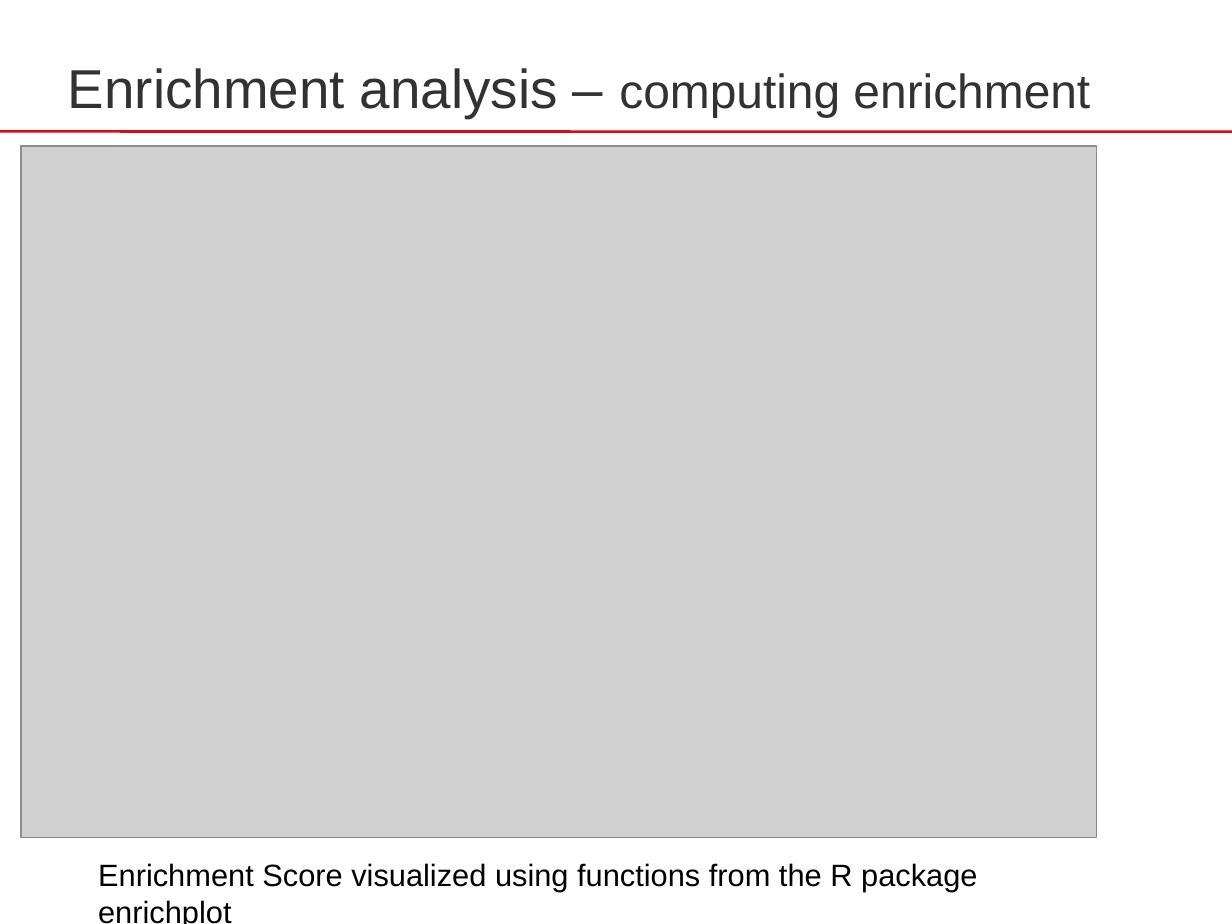
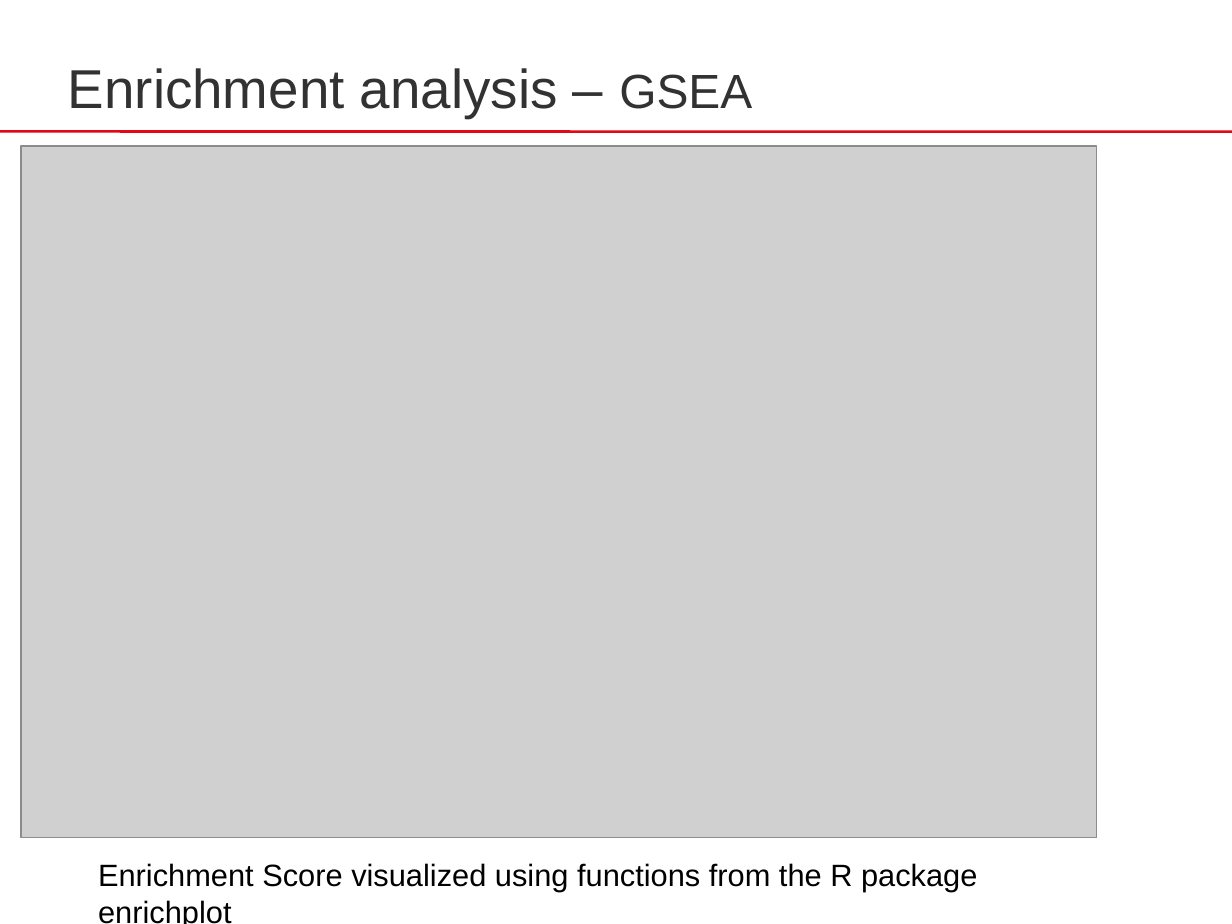
Before and after one commit to sib-swiss/RNAseq-introduction-training, a slide deck: slide 21 of docs/assets/pptx/RNA-Seq_07_Enrichment_analysis.pptx (slide 16 before the commit). Drawn at 1232x924 pixels with LibreOffice and Linux fonts; fonts in the diff are those of the drawing; grey boxes stand for pictures. Boxes give left, top, right and bottom in pixels: in the first picture for what was removed or moved away, otherwise in the second. Text is boxed around its words. In the diff, an @@ line names an element or a change of style, - is before the commit and + after.

Commit message:
added better description of GSEA

```diff
--- a/docs/assets/pptx/RNA-Seq_07_Enrichment_analysis.pptx
+++ b/docs/assets/pptx/RNA-Seq_07_Enrichment_analysis.pptx
@@ text at box(68, 68, 752, 118): text changed @@
-Enrichment analysis – computing enrichment
+Enrichment analysis – GSEA
```
Also in this commit, not shown: 5 slides added, 2 other files.
